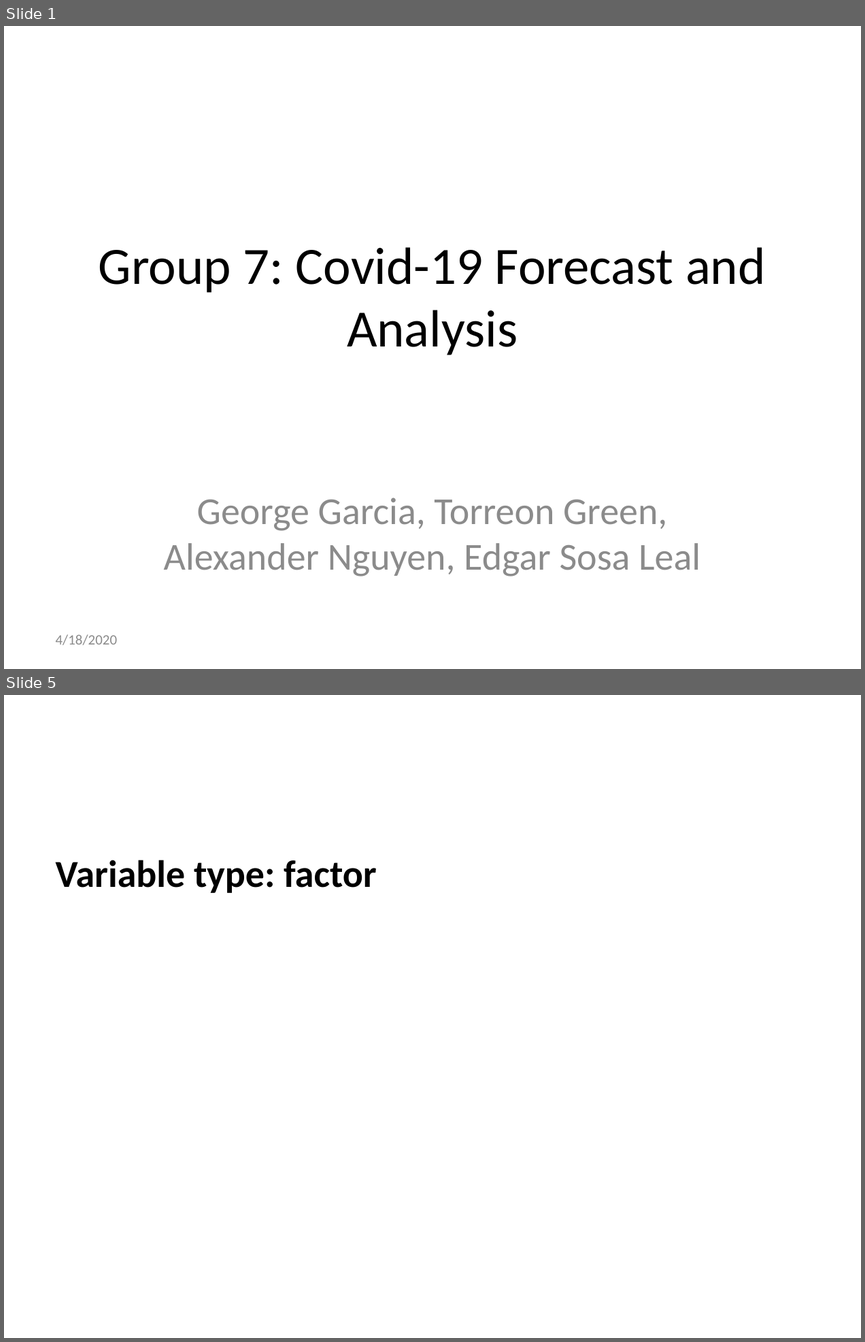
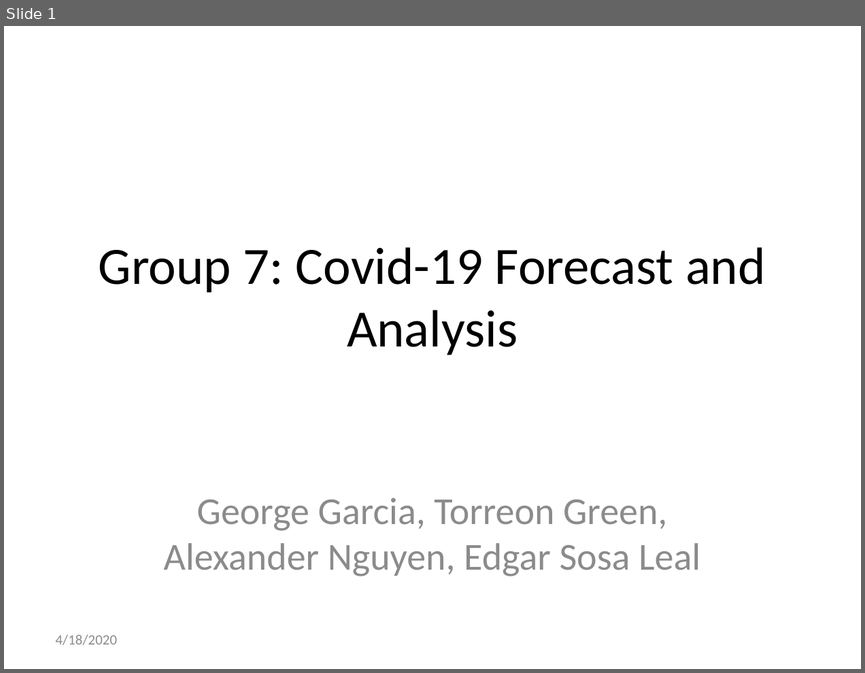
Before and after one commit to GeorgeAaronG/Group-7-Covid-19-ML-Project, a slide deck: covid19.pptx. Shown one above the other, each under a label of ours: slides 1 and 5 before the commit, slide 1 after it; the slides between them are not shown. The pictures are 865x1342 and 865x673 pixels, drawn with LibreOffice and Linux fonts; fonts in the diff are those of the drawing. Boxes give left, top, right and bottom in pixels: in the first picture for what was removed or moved away, otherwise in the second. Text is boxed around its words. In the diff, an @@ line names an element or a change of style, - is before the commit and + after.

```diff
--- a/covid19.pptx
+++ b/covid19.pptx
@@ slide 5 removed at (x1=4, y1=695, x2=861, y2=1338), background #FFFFFF @@
@@ text removed at (x1=56, y1=860, x2=377, y2=893) @@
-Variable type: factor
```
Also in this commit, not shown: 6 slides added, 7 other slides removed, 3 other files.
